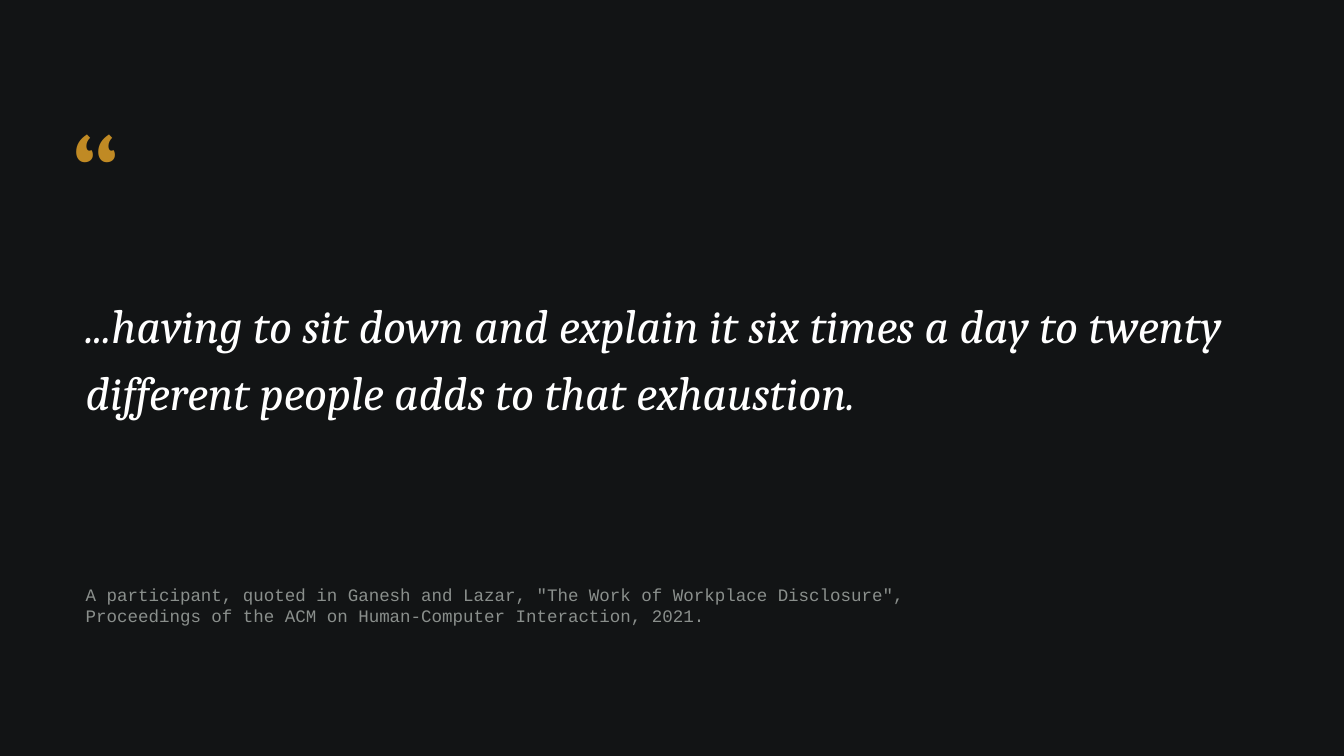
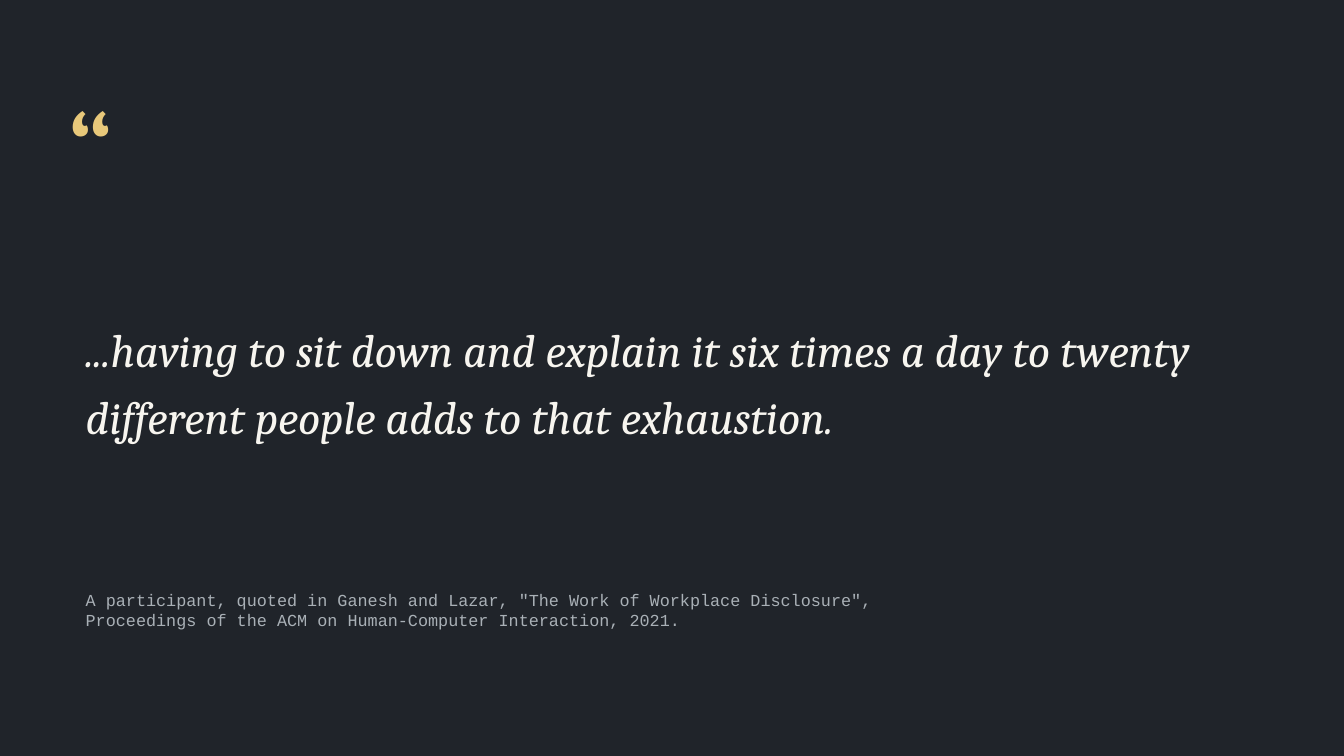
Before and after one commit to parthsevak2/curb-cut, a slide deck: slide 7 of submission/Curb-Cut.pptx (slide 6 before the commit). Drawn at 1344x756 pixels with LibreOffice and Linux fonts; fonts in the diff are those of the drawing. Boxes give left, top, right and bottom in pixels: in the first picture for what was removed or moved away, otherwise in the second. Text is boxed around its words. In the diff, an @@ line names an element or a change of style, - is before the commit and + after.

```diff
--- a/submission/Curb-Cut.pptx
+++ b/submission/Curb-Cut.pptx
@@ background #121415 to #20242A @@
@@ text "“": place and size @@
-text "“" at [71,86,212,257]
+text "“" at [68,73,219,219]
@@ text "“" at [68,73,219,219]: size 96 to 88 pt, text colour #C08A24 to #E8C87A @@
@@ text "...having to sit down and ...": place and size @@
-text "...having to sit down and ..." at [86,310,1222,421]
+text "...having to sit down and ..." at [86,335,1189,444]
@@ text "...having to sit down and ..." at [86,335,1189,444]: size 34 to 33 pt, text colour #FFFFFF to #F7F5EF; line spacing 1.18 to 1.2 @@
@@ text "A participant, quoted in Ganesh ..." at [86,594,871,630]: size 12.5 to 12 pt, text colour #8A8F8C to #A9B0B6 @@
```
Also in this commit, not shown: 18 other slides changed, 3 slides added, 1 other file.
